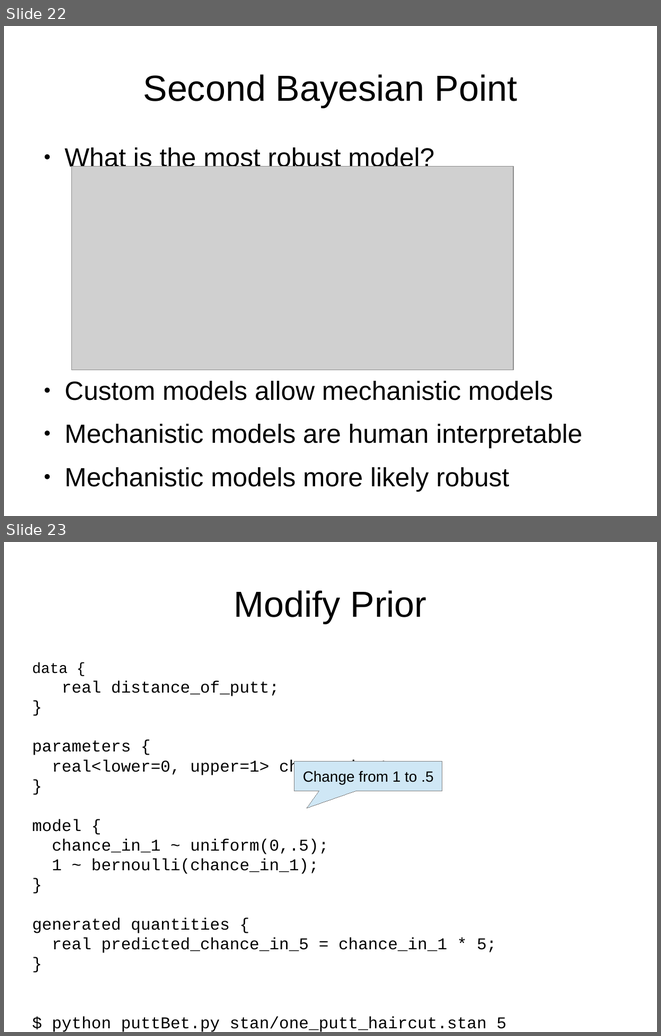
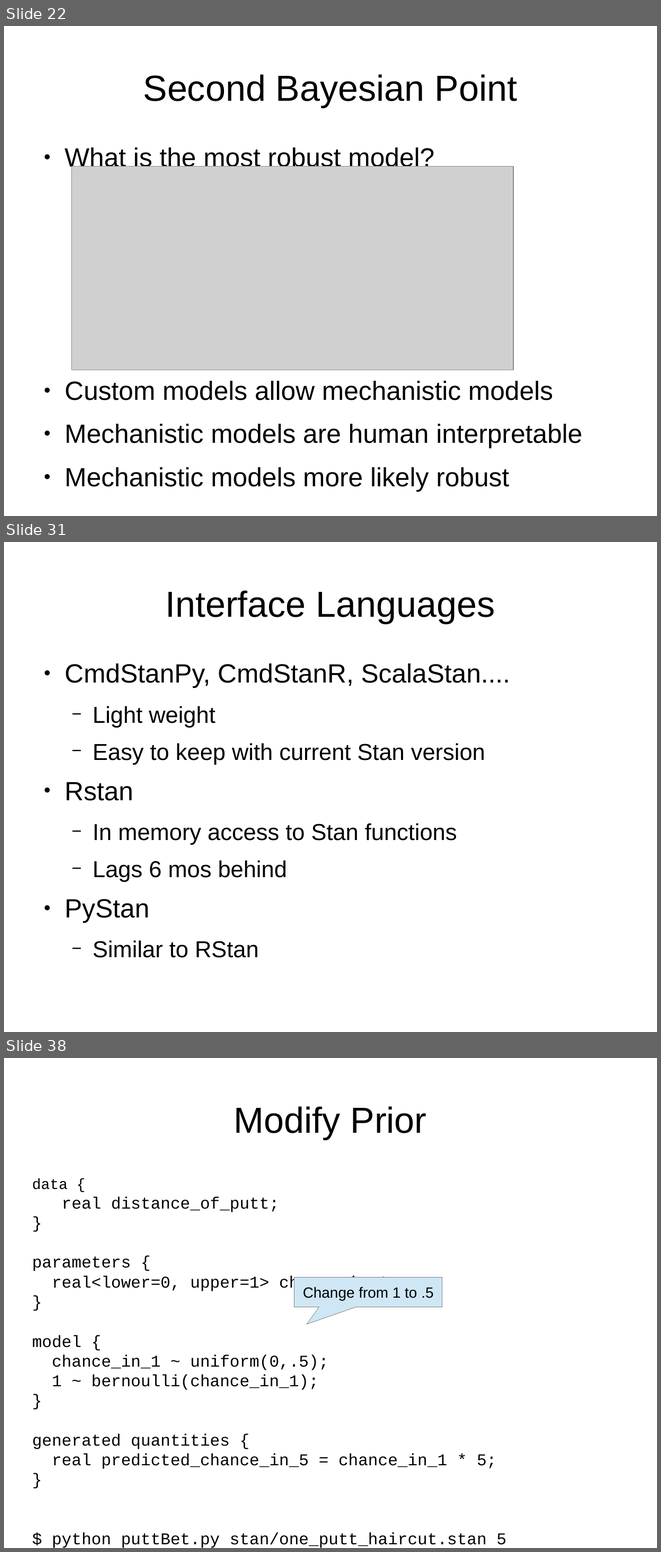
Before and after one commit to breckbaldwin/StanIsThePlanDist, a slide deck: slides/StanIsThePlanPyData2.odp. Shown one above the other, each under a label of ours: slides 22 and 23 before the commit, slides 22, 31 and 38 after it; the slides between them are not shown. The pictures are 661x1036 and 661x1552 pixels, drawn with LibreOffice and Linux fonts; fonts in the diff are those of the drawing; grey boxes stand for pictures. Boxes give left, top, right and bottom in pixels: in the first picture for what was removed or moved away, otherwise in the second. Text is boxed around its words. In the diff, an @@ line names an element or a change of style, - is before the commit and + after.

```diff
--- a/slides/StanIsThePlanPyData2.odp
+++ b/slides/StanIsThePlanPyData2.odp
@@ slide 31 added at bbox=[4, 542, 657, 1032], background #FFFFFF @@
@@ title added at bbox=[165, 590, 495, 623], 44 pt, text #000000 @@
+Interface Languages
@@ text added at bbox=[64, 663, 510, 958], 28 pt, text #000000 @@
+● CmdStanPy, CmdStanR, ScalaStan....
+  − Light weight
+  − Easy to keep with current Stan version
+● Rstan
+  − In memory access to Stan functions
+  − Lags 6 mos behind
+● PyStan
+  − Similar to RStan
@@ what was slide 23 is now slide 38 @@
```
Also in this commit, not shown: 14 other slides added.
